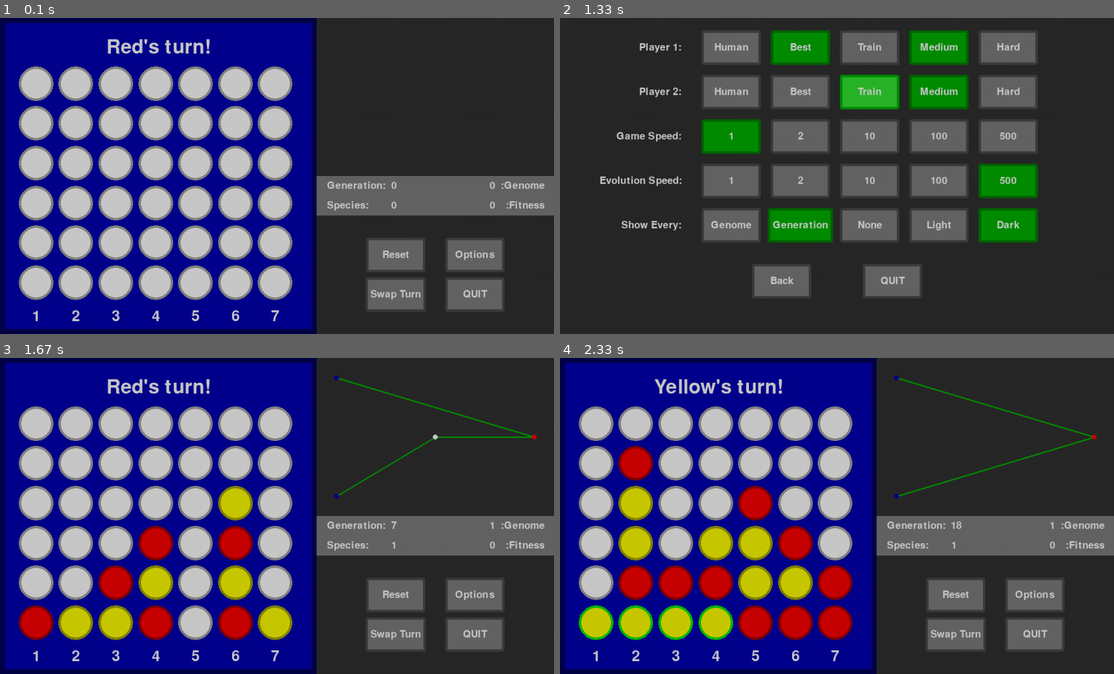
Above: before the commit, frames 1-4 (two rows, left to right).
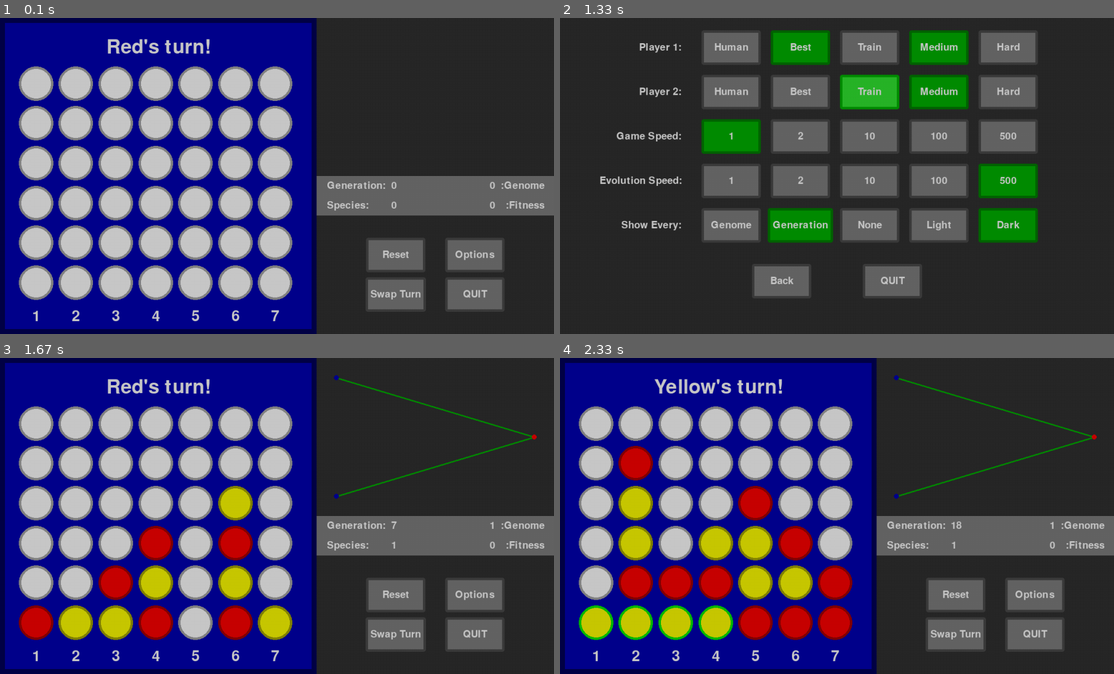
Above: after the commit, the same moments.

Repository: GreenMachine582/NEAT
Game: pygame game, started from main-silent.pyw
The game is run twice, just before and just after one commit, with the same random seed, the same clock (stepped at 60 frames per second) and the same inputs.
Inputs (mouse positions are in pixels of both pictures, inside the frame that each line leads up to):
- Up to frame 1 (0.1 s): no input
- Up to frame 2 (1.33 s): click (1036, 255) at 0.38 s; click (936, 87) at 0.72 s; click (848, 106) at 1.05 s
- Up to frame 3 (1.67 s): click (221, 620) at 1.38 s
- Up to frame 4 (2.33 s): click (953, 595) at 1.72 s; click (831, 576) at 2.05 s

Frames 1-2 are identical in both runs. In frame 3, 0.4% of the frame differs, in the area x 61-97%, y 24-44%; in frame 4, nothing differs.

Commit message:
Minor changes.

Diff:
--- a/connect4/connect4.py
+++ b/connect4/connect4.py
@@ -139,10 +139,11 @@
         # Draw
         return self.DRAW
 
-    def fitnessEvaluation(self, *args: Any) -> int:
+    def fitnessEvaluation(self, *args: Any, offset: int = 0.5) -> int:
         """
         Evaluates the fitness score using surrounding connections.
         :param args: Any
+        :param offset: int
         :return:
             - fitness - int
         """
@@ -161,7 +162,7 @@
                     player_score = max(min(sum(player_counts[direction_pair]) + 1, self.LENGTH), player_score)
                     opponent_score = max(min(sum(opponent_counts[direction_pair]) + 1, self.LENGTH), opponent_score)
 
-                score = max(player_score + 1, opponent_score)
+                score = max(player_score + offset, opponent_score)
                 if score not in raw_fitness:
                     raw_fitness[score] = []
                 raw_fitness[score].append(possible_move)
Not shown, changed: connect4/models/Best_Hard.neat
Not shown, changed: connect4/models/Best_Medium.neat
